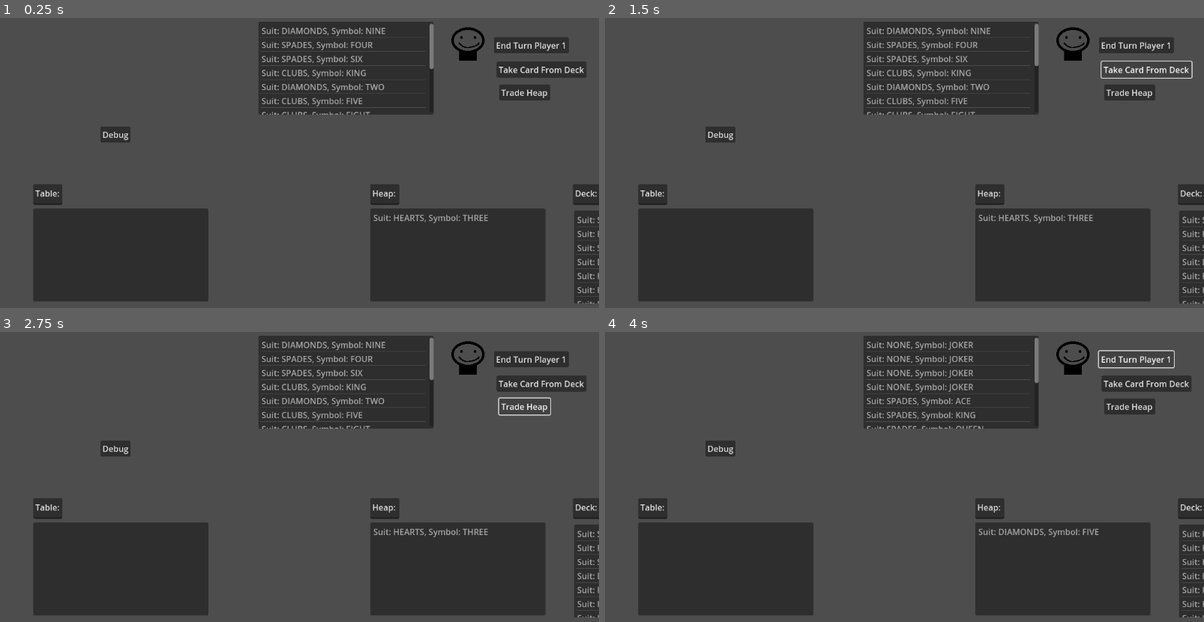
Above: before the commit, frames 1-4 (two rows, left to right).
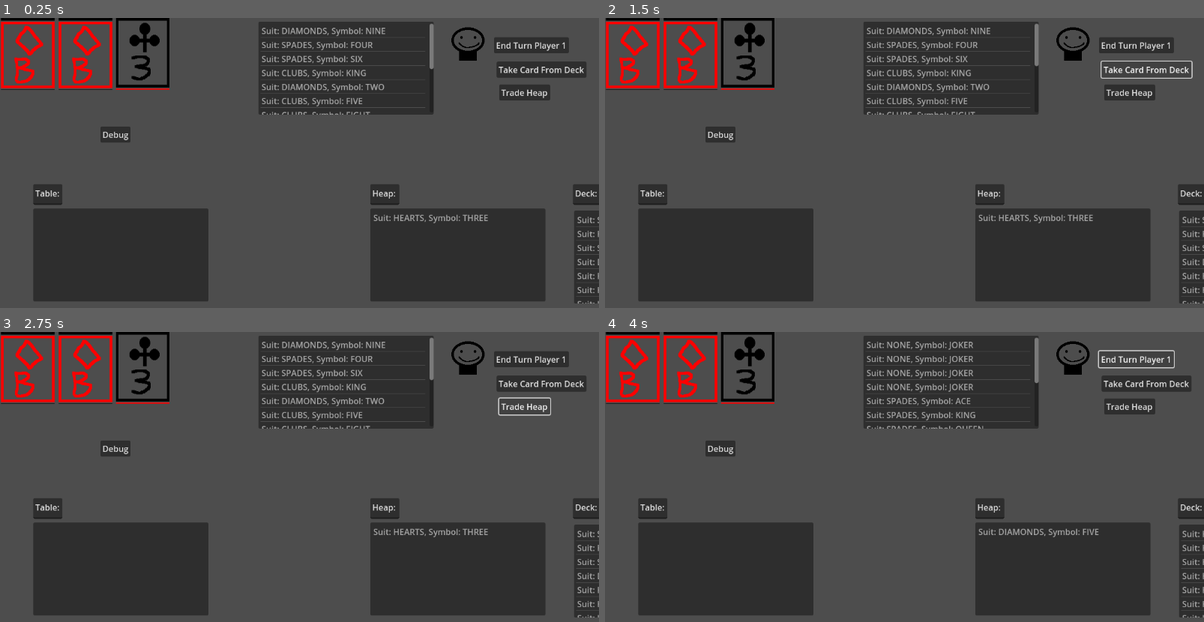
Above: after the commit, the same moments.

Repository: Brentem/JokerRummy
Game: Godot game, scene res://scenes/main.tscn
Two runs of this game, one before a commit and one after it. Both use one fixed random seed, a clock stepped at 60 frames per second and the inputs below.
Inputs:
- Up to frame 1 (0.25 s): no input
- Up to frame 2 (1.5 s): click "End Turn Player 1" at 0.5 s; click "Take Card From Deck" at 1.25 s
- Up to frame 3 (2.75 s): click "Trade Heap" at 2 s
- Up to frame 4 (4 s): click "Debug" at 2.75 s; click "End Turn Player 1" at 3.5 s

The runs differ from the first frame. In frame 1, 2.4% of the frame differs, in the area x 0-29%, y 0-25%; in frame 2, 2.4%; in frame 3, 2.4%; in frame 4, 2.4%.

Commit message:
Started with research on GUI elements in Godot.

Diff:
--- a/project/scenes/main.tscn
+++ b/project/scenes/main.tscn
@@ -1,7 +1,16 @@
-[gd_scene load_steps=3 format=3 uid="uid://ck5jsiitkfbc5"]
+[gd_scene load_steps=6 format=3 uid="uid://ck5jsiitkfbc5"]
 
 [ext_resource type="Script" path="res://scripts/main.gd" id="1_kbhkh"]
+[ext_resource type="Texture2D" uid="uid://bxfq7pmplh5c6" path="res://assets/cards.png" id="2_eadsg"]
 [ext_resource type="PackedScene" uid="uid://bq4lsgxharv4m" path="res://scenes/player.tscn" id="3_a3nih"]
+
+[sub_resource type="AtlasTexture" id="AtlasTexture_mjh0c"]
+atlas = ExtResource("2_eadsg")
+region = Rect2(943.132, 254.846, 107.438, 138.913)
+
+[sub_resource type="AtlasTexture" id="AtlasTexture_bhtwl"]
+atlas = ExtResource("2_eadsg")
+region = Rect2(104, 132, 104, 132)
 
 [node name="Main" type="Node2D"]
 script = ExtResource("1_kbhkh")
@@ -152,6 +161,24 @@
 offset_right = 401.0
 offset_bottom = 546.0
 
+[node name="TemporaryNodes" type="Node" parent="."]
+
+[node name="HBoxContainer" type="HBoxContainer" parent="TemporaryNodes"]
+offset_right = 40.0
+offset_bottom = 40.0
+
+[node name="TextureRect" type="TextureRect" parent="TemporaryNodes/HBoxContainer"]
+layout_mode = 2
+texture = SubResource("AtlasTexture_mjh0c")
+
+[node name="TextureRect2" type="TextureRect" parent="TemporaryNodes/HBoxContainer"]
+layout_mode = 2
+texture = SubResource("AtlasTexture_mjh0c")
+
+[node name="TextureRect3" type="TextureRect" parent="TemporaryNodes/HBoxContainer"]
+layout_mode = 2
+texture = SubResource("AtlasTexture_bhtwl")
+
 [node name="Player1" parent="." instance=ExtResource("3_a3nih")]
 position = Vector2(900, 50)
 
Not shown, changed: docs/diagrams.drawio
